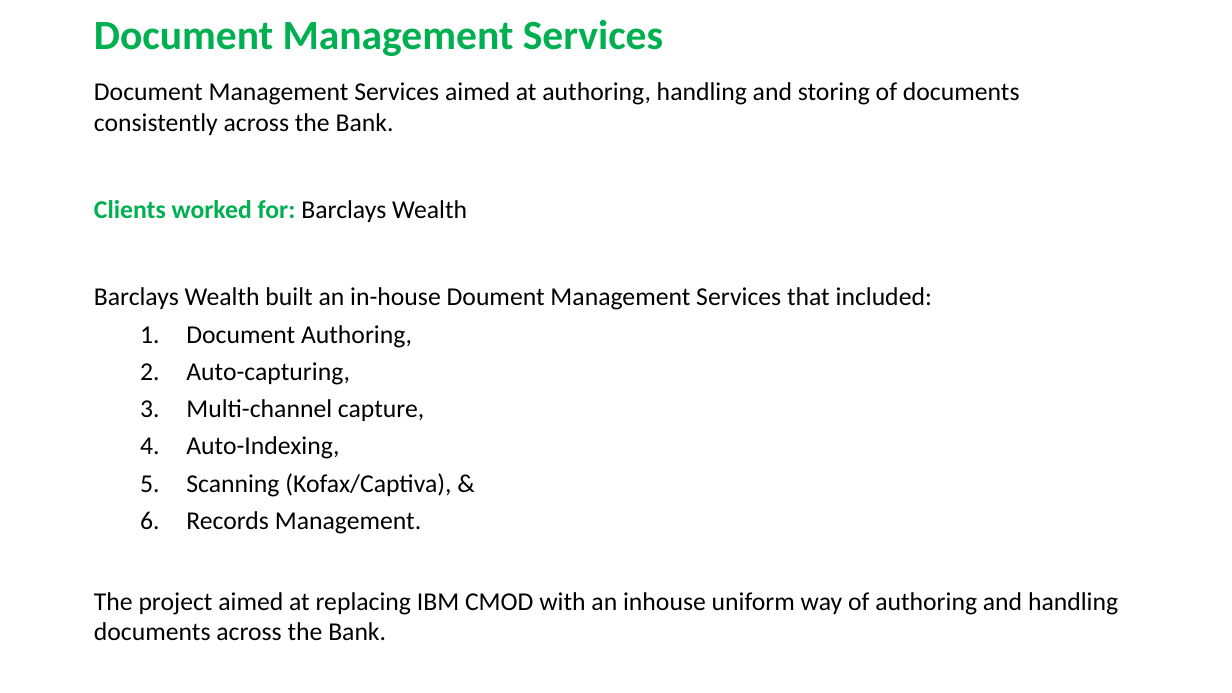
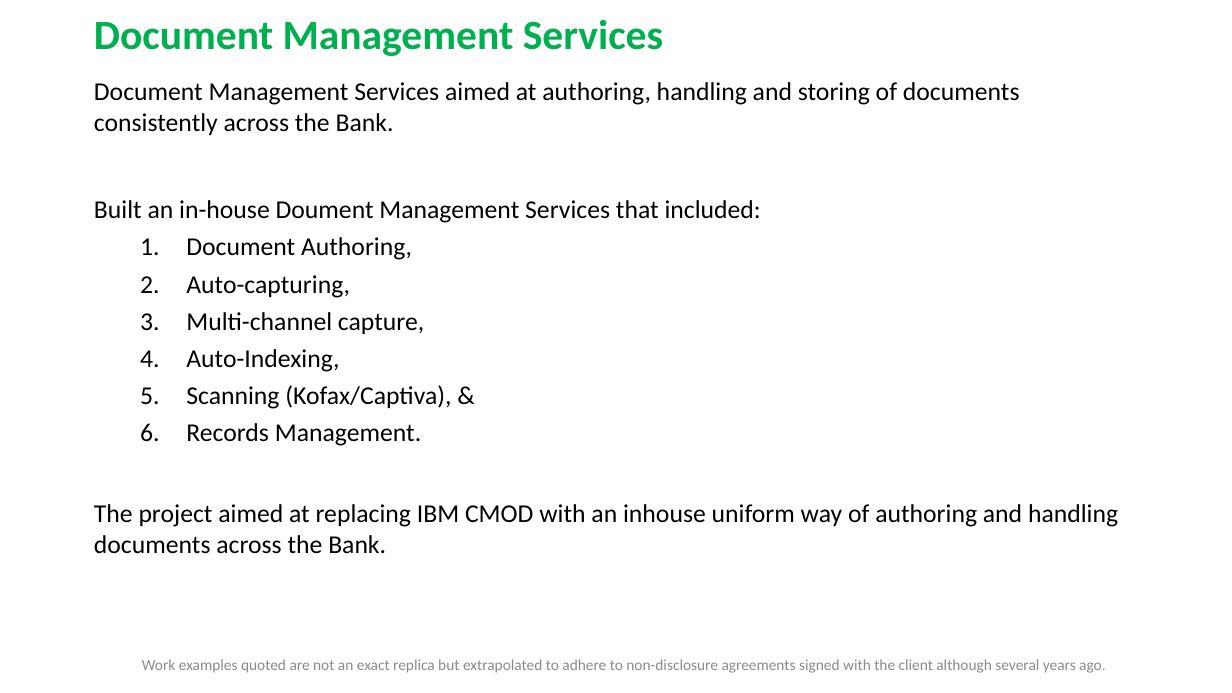
Before and after one commit to RaghavanKasthuri/Business-Knowledge, a slide deck: slide 1 of Document Management Services.pptx. Drawn at 1232x693 pixels with LibreOffice and Linux fonts; fonts in the diff are those of the drawing. Boxes give left, top, right and bottom in pixels: in the first picture for what was removed or moved away, otherwise in the second. Text is boxed around its words. In the diff, an @@ line names an element or a change of style, - is before the commit and + after.

```diff
--- a/Document Management Services.pptx
+++ b/Document Management Services.pptx
@@ text at <box>94,200,761,223</box>: text changed @@
-Clients worked for: Barclays Wealth
-Barclays Wealth built an in-house Doument Management Services that included:
+Built an in-house Doument Management Services that included:
@@ text added at <box>142,659,1105,673</box>, 12 pt, text #8C8C8C @@
+Work examples quoted are not an exact replica but extrapolated to adhere to non-disclosure agreements signed with the client although several years ago.
```
Also in this commit, not shown: 16 other files.
